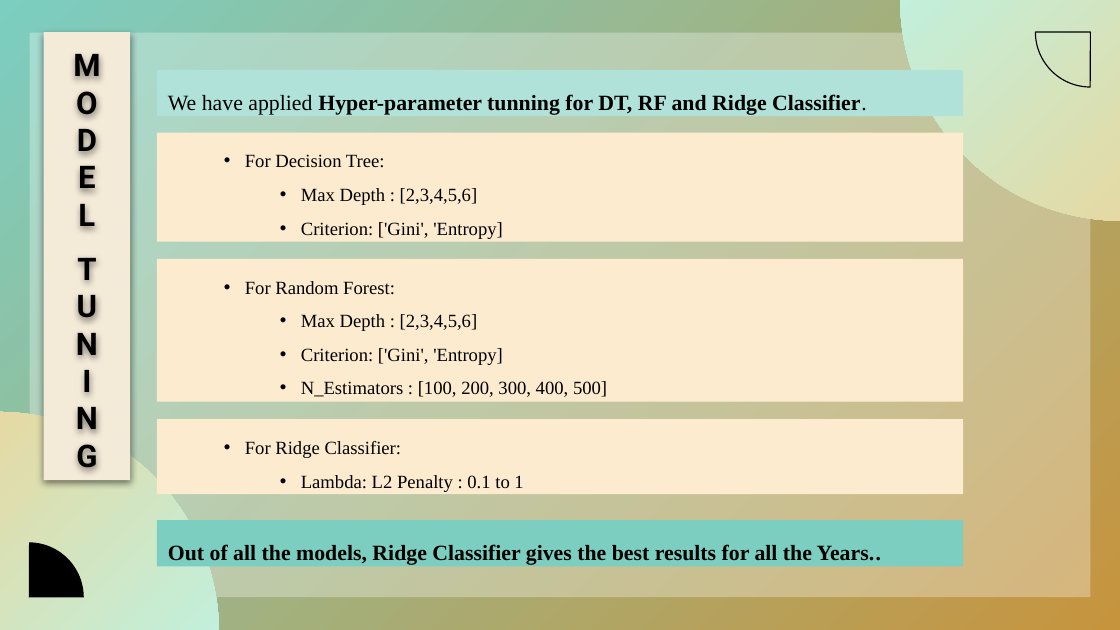
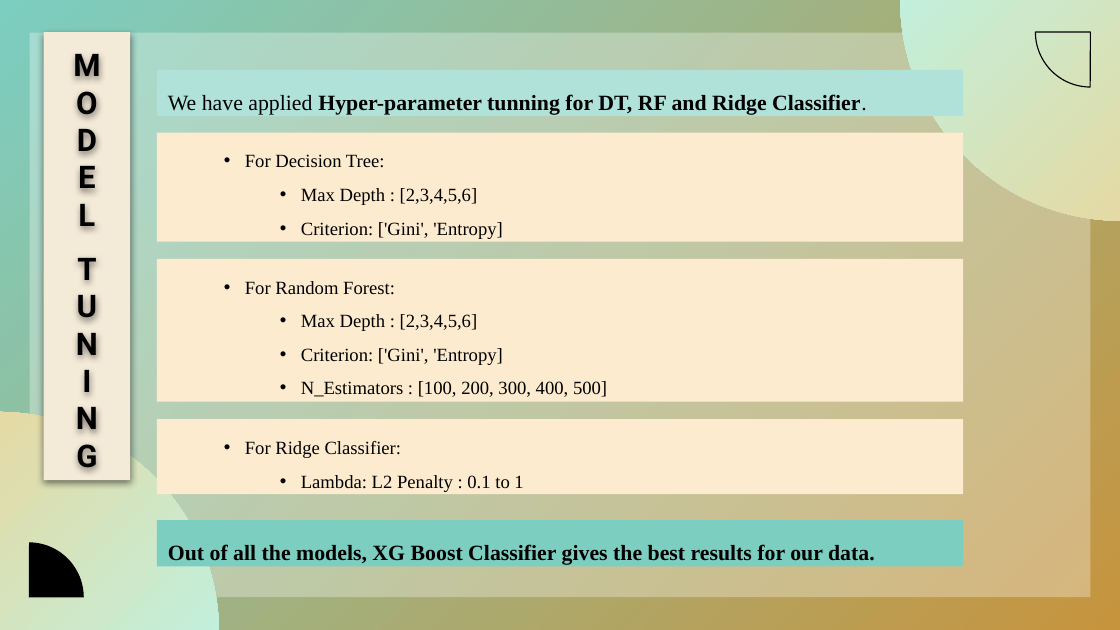
Before and after one commit to PrabhatMishra2111/Capstone-Project-P2P-Lending-Group-, a slide deck: slide 29 of Lending Club Final Presentation.pptx (slide 31 before the commit). Drawn at 1120x630 pixels with LibreOffice and Linux fonts; fonts in the diff are those of the drawing; background and template pictures are left out. Boxes give left, top, right and bottom in pixels: in the first picture for what was removed or moved away, otherwise in the second. Text is boxed around its words. In the diff, an @@ line names an element or a change of style, - is before the commit and + after.

```diff
--- a/Lending Club Final Presentation.pptx
+++ b/Lending Club Final Presentation.pptx
@@ text in rectangle at <box>168,544,875,565</box>: text changed @@
-Out of all the models, Ridge Classifier gives the best results for all the Years..
+Out of all the models, XG Boost Classifier gives the best results for our data.
```
Also in this commit, not shown: 6 other slides changed, 1 slide added, 7 slides removed.
